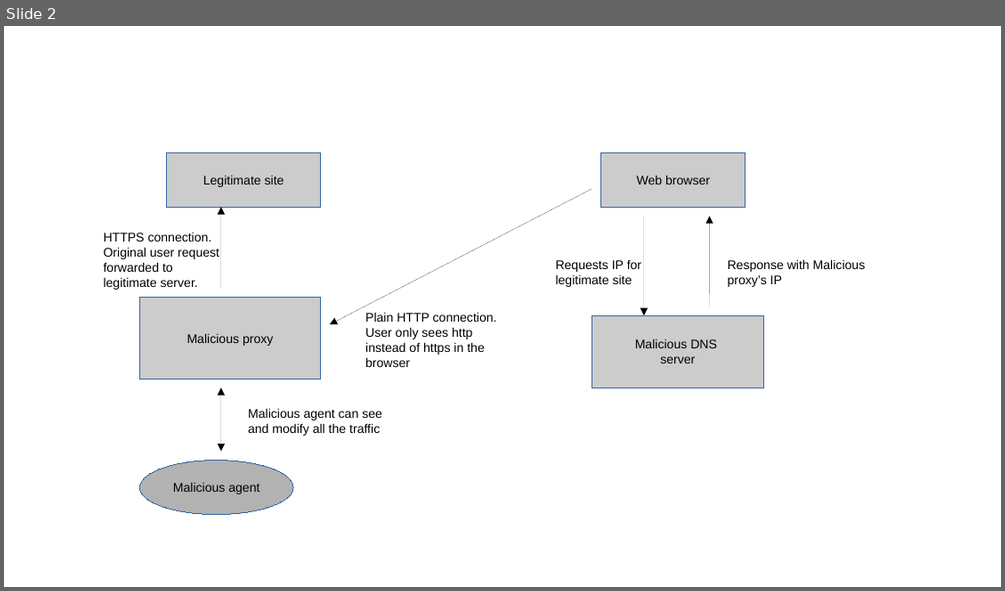
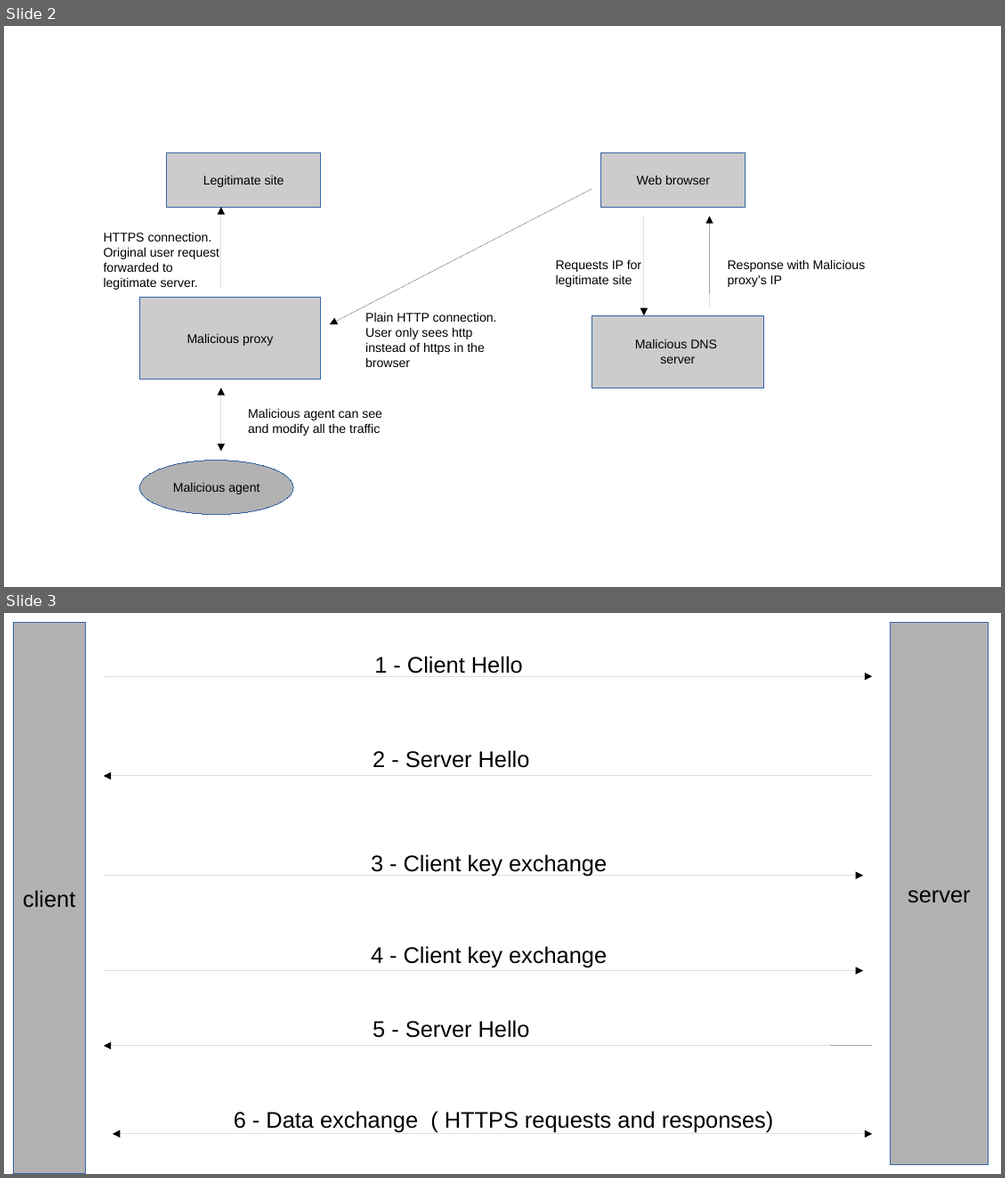
Before and after one commit to jserrats/tfg, a slide deck: doc/WebProtocols/figures/figures.odp. Shown one above the other, each under a label of ours: slide 2 before the commit, slides 2 and 3 after it. The pictures are 1005x591 and 1005x1178 pixels, drawn with LibreOffice and Linux fonts; fonts in the diff are those of the drawing. Boxes give left, top, right and bottom in pixels: in the first picture for what was removed or moved away, otherwise in the second. Text is boxed around its words. In the diff, an @@ line names an element or a change of style, - is before the commit and + after.

```diff
--- a/doc/WebProtocols/figures/figures.odp
+++ b/doc/WebProtocols/figures/figures.odp
@@ slide 3 added at bbox=[4, 613, 1001, 1174], background #FFFFFF @@
@@ rectangle added at bbox=[13, 622, 85, 1174], fill #B2B2B2, outline #3465A4 0 pt, 18 pt, text #000000 @@
+client
@@ rectangle added at bbox=[890, 622, 988, 1165], fill #B2B2B2, outline #3465A4 0 pt, 18 pt, text #000000 @@
+server
@@ text added at bbox=[374, 656, 523, 674], 18 pt, text #000000 @@
+1 - Client Hello
@@ arrow added from (104, 676) to (873, 676), #000000 0 pt @@
@@ text added at bbox=[372, 750, 530, 768], 18 pt, text #000000 @@
+2 - Server Hello
@@ arrow added from (873, 776) to (104, 776), #000000 0 pt @@
@@ arrow added from (104, 876) to (864, 876), #000000 0 pt @@
@@ text added at bbox=[371, 854, 607, 876], 18 pt, text #000000 @@
+3 - Client key exchange
@@ text added at bbox=[371, 946, 607, 967], 18 pt, text #000000 @@
+4 - Client key exchange
@@ arrow added from (104, 970) to (864, 970), #000000 0 pt @@
@@ text added at bbox=[372, 1020, 530, 1038], 18 pt, text #000000 @@
+5 - Server Hello
@@ arrow added from (873, 1046) to (104, 1046), #000000 0 pt @@
@@ text added at bbox=[234, 1111, 774, 1133], 18 pt, text #000000 @@
+6 - Data exchange ( HTTPS requests and responses)
@@ double arrow added from (113, 1134) to (873, 1134), #000000 0 pt @@
```
Also in this commit, not shown: 22 other files.
